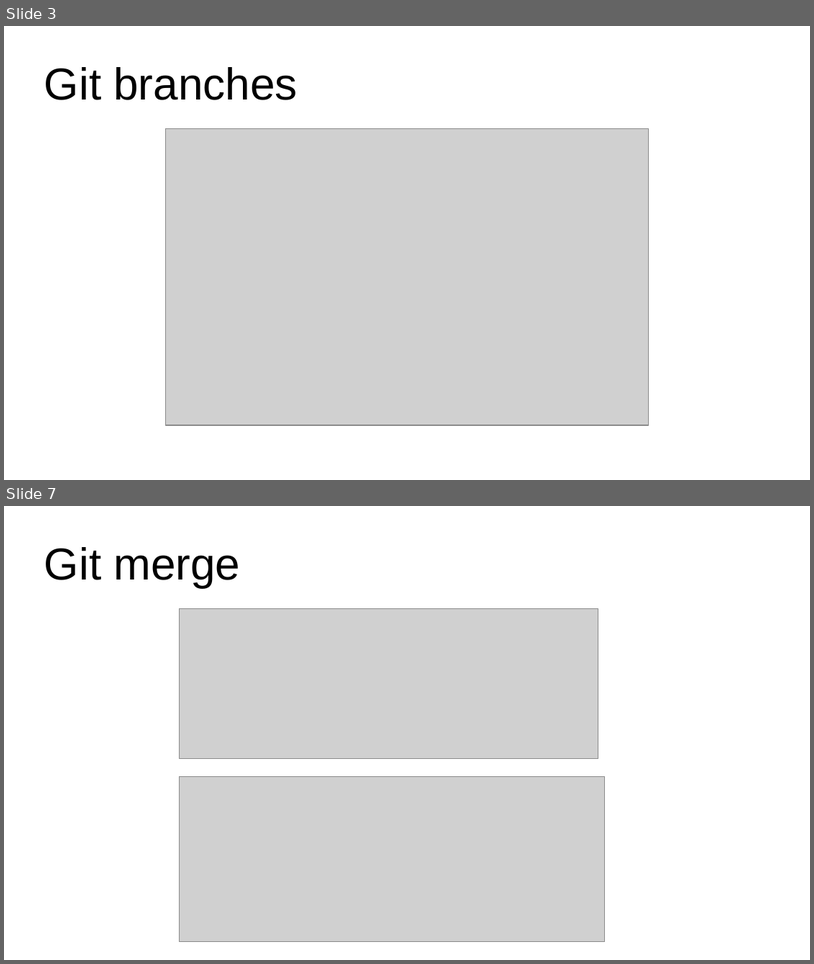
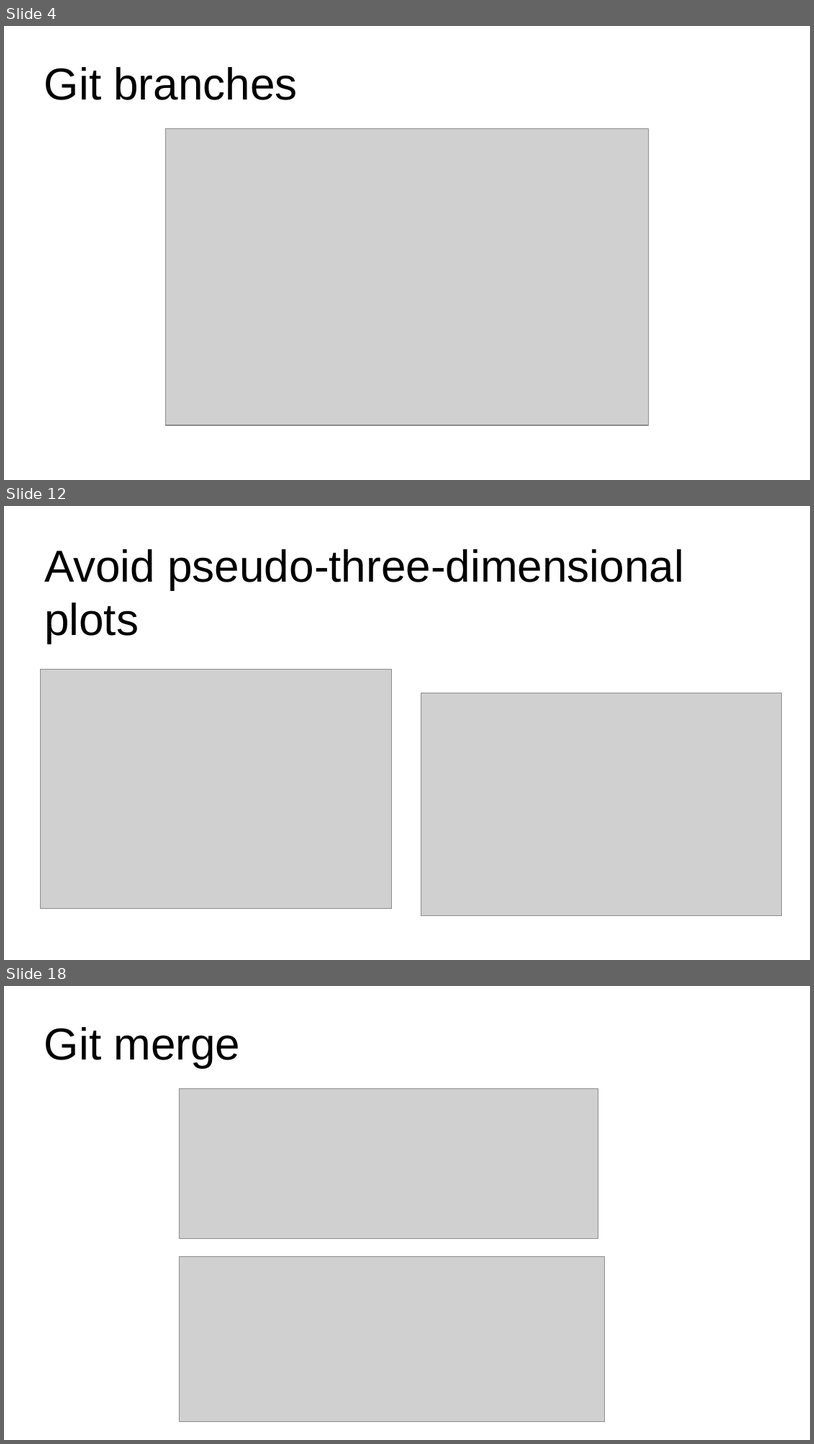
Before and after one commit to DzygaSkoryk/astronomy_python, a slide deck: Git_slides.odp. Shown one above the other, each under a label of ours: slides 3 and 7 before the commit, slides 4, 12 and 18 after it; the slides between them are not shown. The pictures are 814x964 and 814x1444 pixels, drawn with LibreOffice and Linux fonts; fonts in the diff are those of the drawing; grey boxes stand for pictures. Boxes give left, top, right and bottom in pixels: in the first picture for what was removed or moved away, otherwise in the second. Text is boxed around its words. In the diff, an @@ line names an element or a change of style, - is before the commit and + after.

```diff
--- a/Git_slides.odp
+++ b/Git_slides.odp
@@ slide 12 added at [4, 506, 810, 960], background #FFFFFF @@
@@ title added at [44, 549, 684, 644], 44 pt, text #000000 @@
+Avoid pseudo-three-dimensional plots
@@ picture added at [41, 669, 392, 908] @@
@@ picture added at [421, 692, 782, 916] @@
@@ what was slide 3 is now slide 4 @@
@@ what was slide 7 is now slide 18 @@
```
Also in this commit, not shown: 3 slides changed, 12 other slides added, 1 slide removed, 4 other files.
